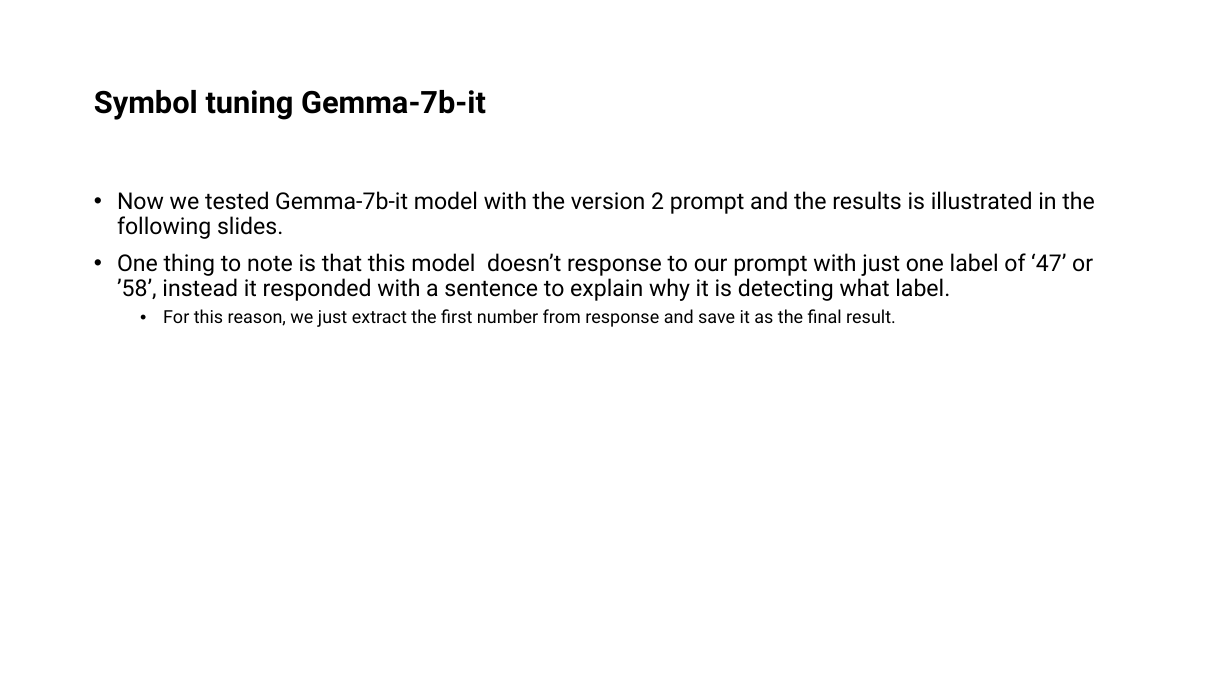
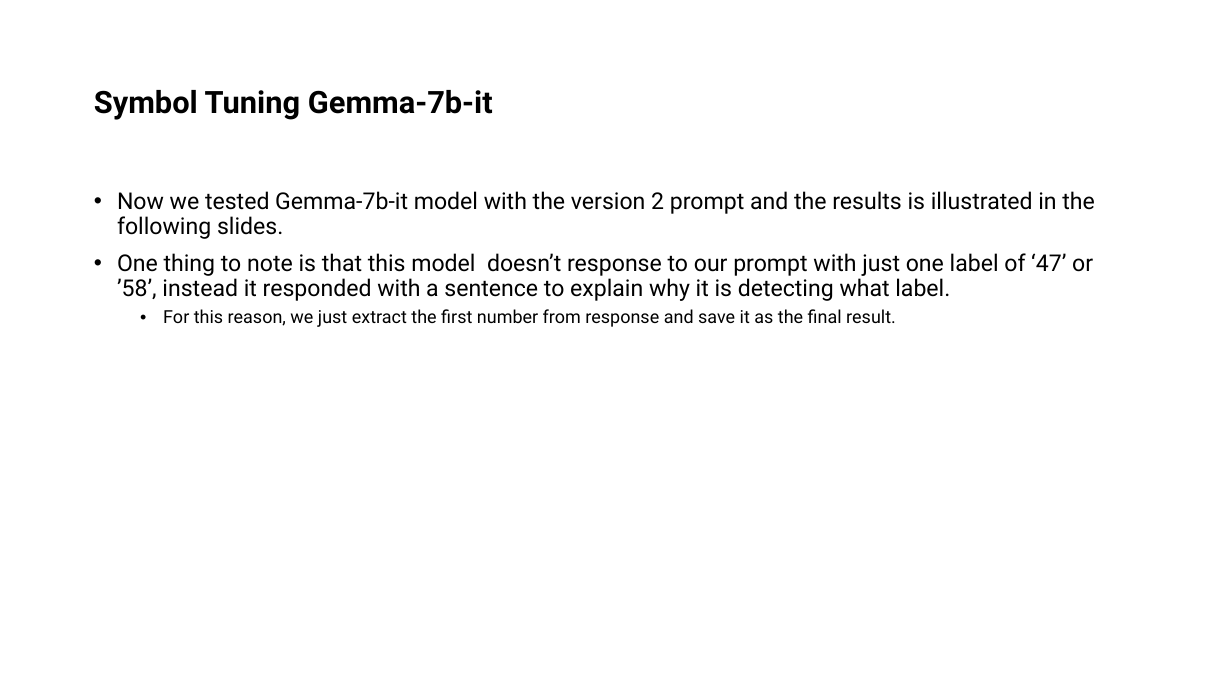
Before and after one commit to ShayanSalehi81/BachelorProject, a slide deck: slide 46 of Slides/Symbol Tuning.pptx. Drawn at 1232x693 pixels with LibreOffice and Linux fonts; fonts in the diff are those of the drawing. Boxes give left, top, right and bottom in pixels: in the first picture for what was removed or moved away, otherwise in the second. Text is boxed around its words. In the diff, an @@ line names an element or a change of style, - is before the commit and + after.

Commit message:
Update Slides

```diff
--- a/Slides/Symbol Tuning.pptx
+++ b/Slides/Symbol Tuning.pptx
@@ title at [94,90,493,120]: text changed @@
-Symbol tuning Gemma-7b-it
+Symbol Tuning Gemma-7b-it
```
Also in this commit, not shown: 15 slides added, 1 other file.
